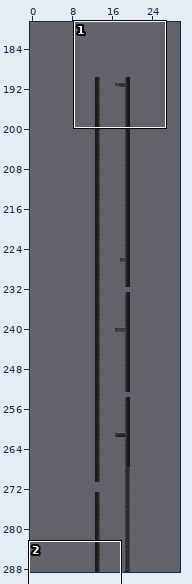
A Tiled map gets an edit: tiled/levels/tree.tmx. Above, an overview of the earlier version with the close-up marked.
Close-up. Before the edit:
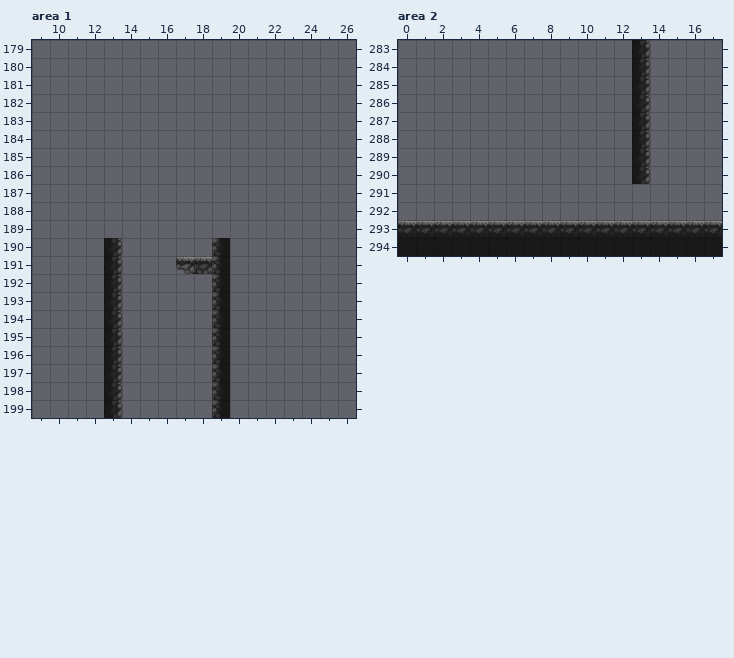
Cells are 32x32 px. Shown: area 1 x 9..26, y 179..199; area 2 x 0..17, y 283..294. The commit also changed other parts of the map, which this record leaves out.
And afterwards:
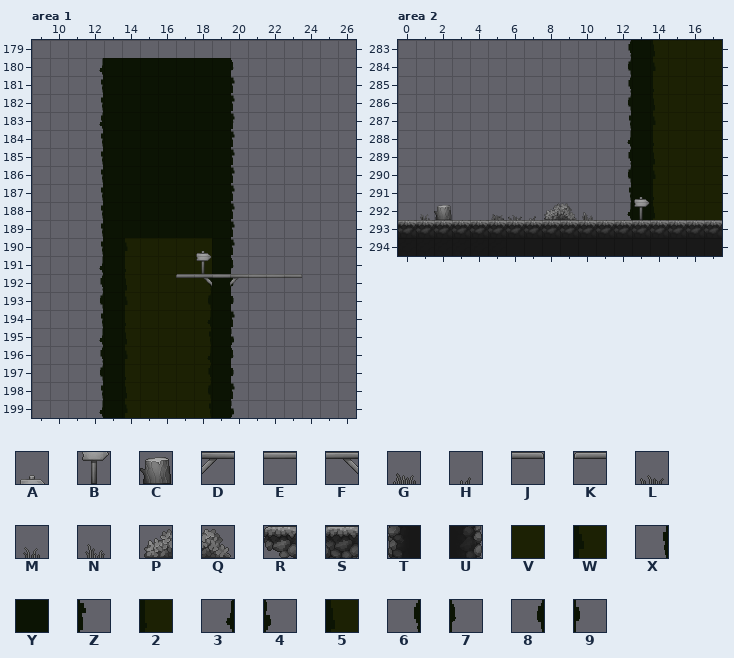
Key: from "TX Village Props": A 12, B 44, C 185, D 385, E 386, F 387, G 461, H 462, J 481, K 483, L 493, M 494, N 524, P 587, Q 588; from "tiles": R 54, S 56, T 102, U 104; from "tree": V 0, W 5, X 6, Y 7, Z 8, 2 10, 3 11, 4 13, 5 15, 6 16, 7 18, 8 21, 9 23.
_ is an empty cell.
Tiles replaced or removed in this view: R, S, T, U.
Tiles of an added or newly shown layer are drawn over the layers below it.
The edit:
Changed rows in their new state; . is an unchanged cell.
Layer "Capa de patrones 1", area 1:
first column x 12:
189 .Y.YYYYY.
190 XY....._.
191 3Y...___.
192 6Y.....Y7
193 8Y.....Y9
194 XY.....YZ
195 3Y.....Y4
196 6Y.....Y7
197 8Y.....Y9
198 XY.....YZ
199 3Y.....Y4
Layer "background" (added), area 1:
first column x 12:
183 3YYYYYYY7
184 XYYYYYYYZ
185 XYYYYYYYZ
186 XYYYYYYYZ
187 XYYYYYYYZ
188 XYYYYYYYZ
189 X.......Z
190 ..WVVVV..
191 ..2VVVV..
192 ..5VVVVE.
193 ..WVVVV..
194 ..2VVVV..
195 ..5VVVV..
196 ..WVVVV..
197 ..2VVVV..
198 ..5VVVV..
199 ..WVVVV..
Layer "background_2" (added), area 1:
first column x 12:
180 3YYYYYYY7
181 XYYYYYYYZ
182 XYYYYYYYZ
183 X.......Z
first column x 14:
189 Y......
190 ....AYZ
191 ....BY7
192 ....6..
193 ....8..
194 ....3..
195 ....X..
196 ....3..
197 ....6..
198 ....8..
199 ....X..
Layer "platforms" (added), area 1:
first column x 17:
192 KF.DEEJ
Layer "Capa de patrones 1", area 2:
first column x 12:
283 6Y
284 8Y
285 6Y
286 8Y
287 XY
288 3Y
289 6Y
290 8Y
Layer "background" (added), area 2:
first column x 1:
283 .............5VVV
284 .............WVVV
285 .............2VVV
286 .............5VVV
287 .............WVVV
288 .............2VVV
289 .............5VVV
290 .............WVVV
291 ............Y2VVV
292 MC..GLHPQN..Y5VVV
Layer "background_2" (added), area 2:
first column x 12:
291 XA
292 3B
Where, in picture pixels (left, top, right, bottom), the same in both close-ups:
changed: (99, 58, 302, 418)
changed: (627, 40, 722, 220)
added: (420, 205, 452, 220)
added: (491, 203, 593, 220)
